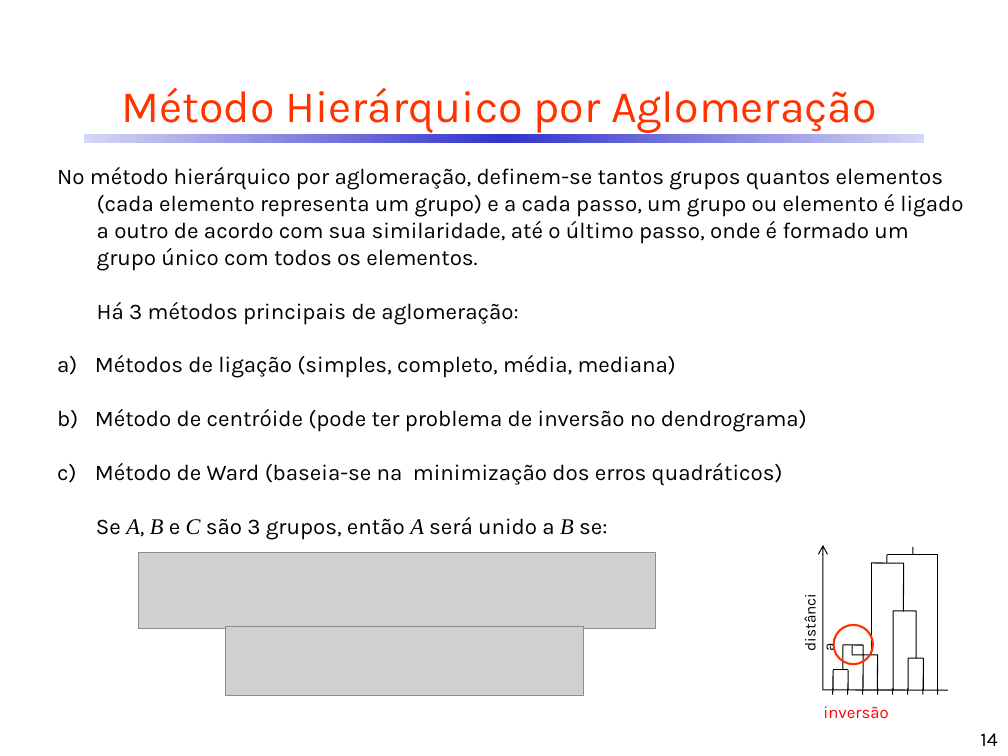
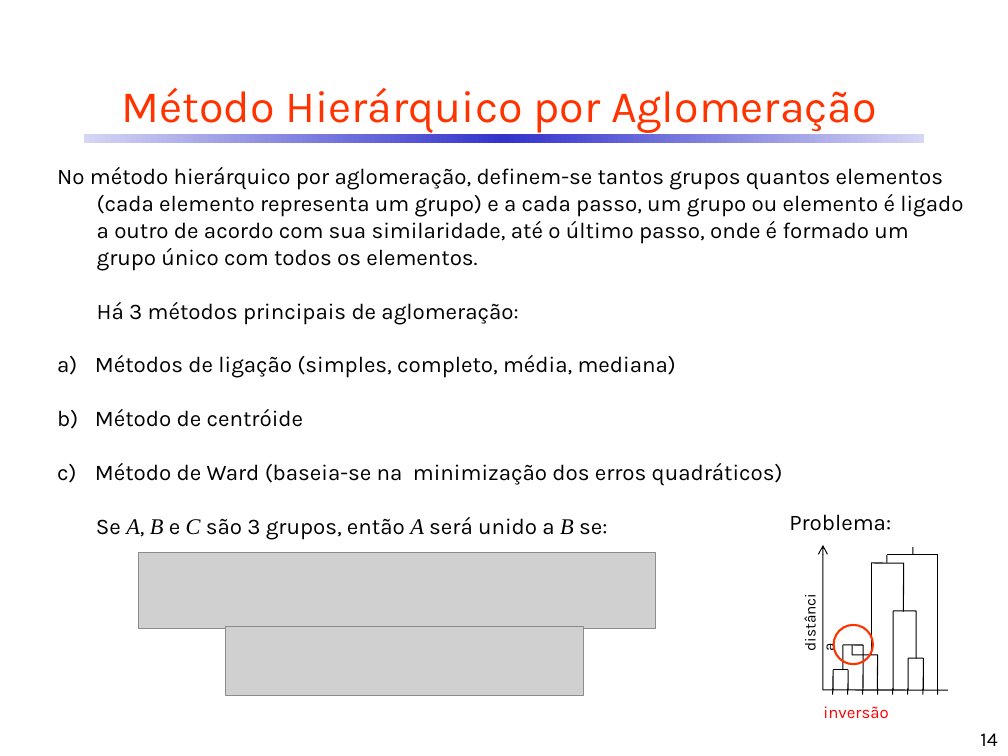
Before and after one commit to CDRenno/Estatistica, a slide deck: slide 14 of ppt/13AAgrup.pptx. Drawn at 1008x756 pixels with LibreOffice and Linux fonts; fonts in the diff are those of the drawing; grey boxes stand for pictures. Boxes give left, top, right and bottom in pixels: in the first picture for what was removed or moved away, otherwise in the second. Text is boxed around its words. In the diff, an @@ line names an element or a change of style, - is before the commit and + after.

```diff
--- a/ppt/13AAgrup.pptx
+++ b/ppt/13AAgrup.pptx
@@ text at (95,409,304,427): text changed @@
-b) Método de centróide (pode ter problema de inversão no dendrograma)
+b) Método de centróide
@@ text added at (789,514,891,531), 16 pt, text #000000 @@
+Problema:
```
Also in this commit, not shown: 17 other slides changed, 1 other file.
